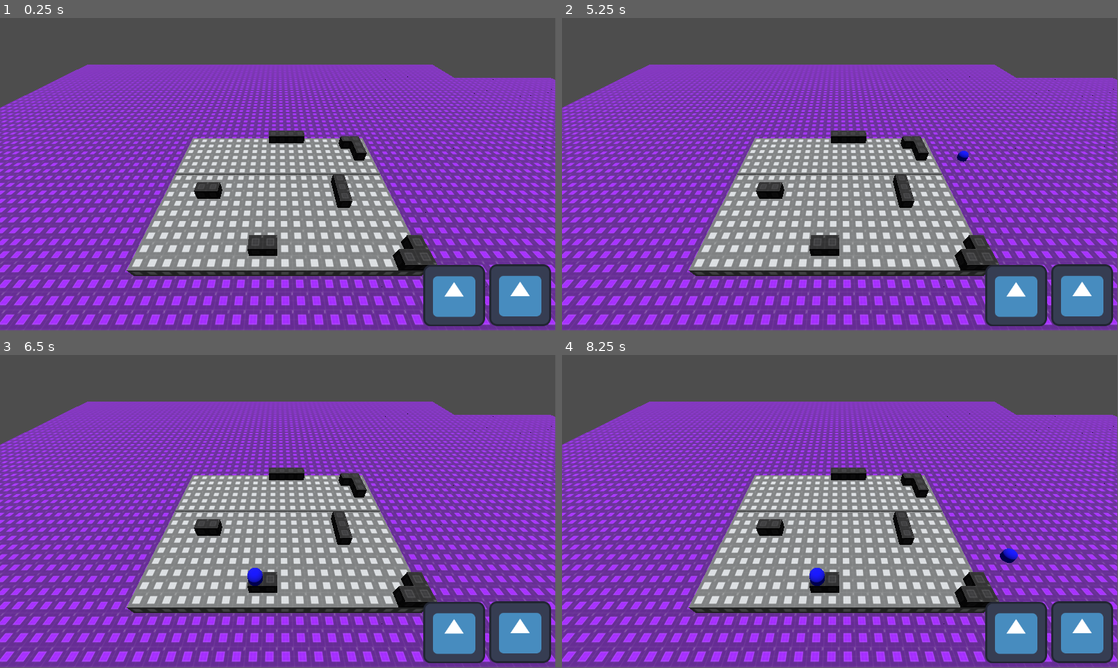
Above: before the commit, frames 1-4 (two rows, left to right).
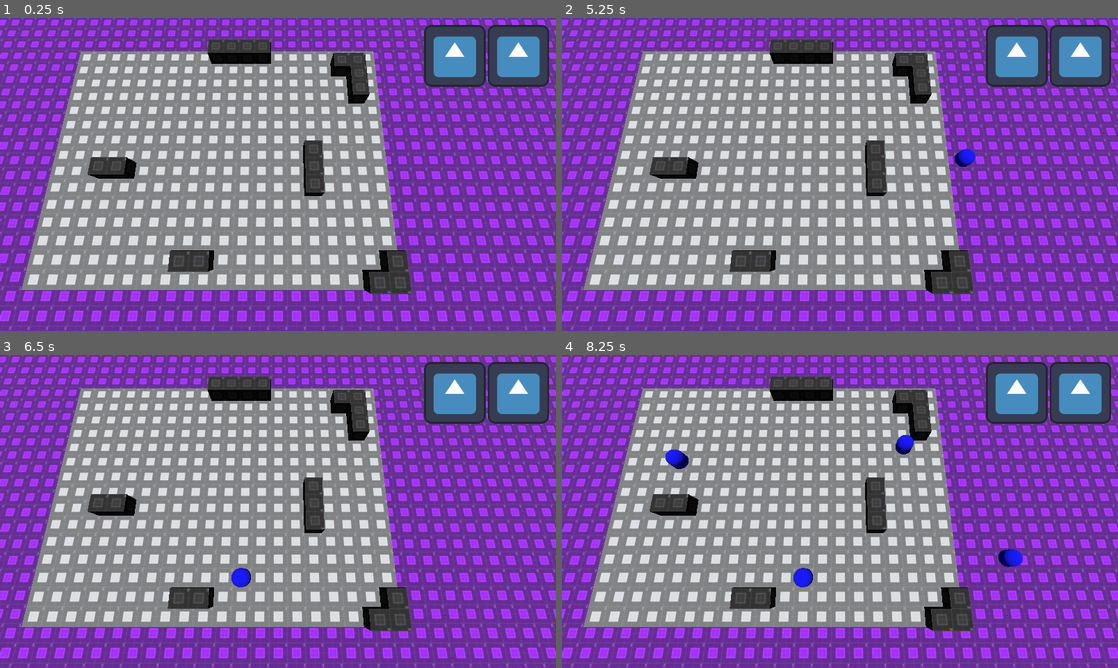
Above: after the commit, the same moments.

Repository: andremtz04/Battle-Against-Time
Game: Godot game, scene res://Scenes/map.tscn
Two runs of this game, one before a commit and one after it. Both use one fixed random seed, a clock stepped at 60 frames per second and the inputs below. The engine's default icon, where the game draws it, is replaced by a stand-in: a white triangle on a blue panel in a dark square.
Inputs (mouse positions are in pixels of both pictures, inside the frame that each line leads up to; where the layout moved, square brackets give the same spot in the first picture):
- Up to frame 1 (0.25 s): no input
- Up to frame 2 (5.25 s): click (1079, 55) [1017, 296] at 0.5 s; click (1017, 55) [1084, 296] at 1.25 s; click (1079, 55) [1017, 296] at 2 s; click (1017, 55) [1084, 296] at 2.75 s; click (1079, 55) [1017, 296] at 3.5 s; click (1017, 55) [1084, 296] at 4.25 s; tap Enter at 5 s; move the mouse to (962, 158) at 5.02 s; press the mouse at (962, 158) at 5.03 s
- Up to frame 3 (6.5 s): release the mouse at (400, 495) at 5.75 s; tap Space at 5.75 s; drag from (166, 527) to (250, 574) at 5.77 s
- Up to frame 4 (8.25 s): move the mouse to (895, 442) at 6.52 s; press the mouse at (895, 442) at 6.53 s; release the mouse at (895, 442) at 7.25 s; tap Enter at 7.25 s; drag from (812, 574) to (673, 464) at 7.27 s; move the mouse to (1006, 558) at 8.02 s; press the mouse at (1006, 558) at 8.03 s
The window is 799x449 before the commit and 800x450 after it. Grey fills any space a smaller window leaves; there, only what the larger window draws over its background counts as a difference.

The runs differ from the first frame. In frame 1, 72% of the frame differs, in the area x 0-100%, y 0-100%; in frame 2, 72%; in frame 3, 72%; in frame 4, 72%.

Commit message:
UI Changes
- Player has to select tower to place
- Fixed random tower disappear

Diff:
--- a/Scenes/map.tscn
+++ b/Scenes/map.tscn
@@ -10,26 +10,26 @@
 [node name="Map" type="Node3D"]
 script = ExtResource("1_6l5pm")
 
-[node name="TileSystem" type="Control" parent="."]
+[node name="UI" type="Control" parent="."]
 layout_mode = 3
 anchors_preset = 0
 offset_right = 40.0
 offset_bottom = 40.0
 
-[node name="SpawnTower1" type="TextureButton" parent="TileSystem"]
+[node name="GridContainer" type="GridContainer" parent="UI"]
 layout_mode = 0
 offset_left = 878.0
-offset_top = 512.0
-offset_right = 1006.0
-offset_bottom = 640.0
+offset_top = 13.0
+offset_right = 1138.0
+offset_bottom = 273.0
+columns = 2
+
+[node name="SpawnTower2" type="TextureButton" parent="UI/GridContainer"]
+layout_mode = 2
 texture_normal = ExtResource("2_hl03d")
 
-[node name="SpawnTower2" type="TextureButton" parent="TileSystem"]
-layout_mode = 0
-offset_left = 1015.0
-offset_top = 511.0
-offset_right = 1143.0
-offset_bottom = 639.0
+[node name="SpawnTower1" type="TextureButton" parent="UI/GridContainer"]
+layout_mode = 2
 texture_normal = ExtResource("2_hl03d")
 
 [node name="Lighting Stuff" type="Node3D" parent="."]
@@ -41,7 +41,8 @@
 transform = Transform3D(1, 0, 0, 0, -4.37114e-08, 1, 0, -1, -4.37114e-08, 0, 25, 0)
 
 [node name="Camera3D" type="Camera3D" parent="."]
-transform = Transform3D(1, 0, 0, 0, 0.707107, 0.707107, 0, -0.707107, 0.707107, 10, 15, 20)
+transform = Transform3D(1, 0, 0, 0, 0.258819, 0.965926, 0, -0.965926, 0.258819, 13.5, 15, 12.5)
+fov = 65.0
 script = ExtResource("3_a5gf1")
 
 [node name="Main Map" type="GridMap" parent="."]
@@ -60,5 +61,5 @@
 }
 metadata/_editor_floor_ = Vector3(0, -1, 0)
 
-[connection signal="button_down" from="TileSystem/SpawnTower1" to="Camera3D" method="_on_spawn_tower_1_button_down"]
-[connection signal="button_down" from="TileSystem/SpawnTower2" to="Camera3D" method="_on_spawn_tower_2_button_down"]
+[connection signal="button_down" from="UI/GridContainer/SpawnTower2" to="Camera3D" method="_on_spawn_tower_2_button_down"]
+[connection signal="button_down" from="UI/GridContainer/SpawnTower1" to="Camera3D" method="_on_spawn_tower_1_button_down"]
--- a/Scripts/Global/tower_spawner.gd
+++ b/Scripts/Global/tower_spawner.gd
@@ -1,15 +1,16 @@
 extends Node
 
-var currentTower := "Test2"
+var currentTower := "None"
 var SpawnTower : PackedScene
 var mapGrid : Array
 
 var row : int = 15
 var col : int = 20
 
-enum { EMPTY, TOWER, ENEMY, BLOCK }
+#enum { EMPTY, TOWER, ENEMY, BLOCK }
 
 var TowerDictionary : Dictionary = {
+	"None" : null,
 	"Test1" : preload("res://Scenes/test_tower_1.tscn"),
 	"Test2" : preload("res://Scenes/test_tower_2.tscn")
 }
@@ -18,7 +19,7 @@
 	for r in row:
 		mapGrid.append([])
 		for c in col:
-			mapGrid[r].append(EMPTY)
+			mapGrid[r].append("None")
 	#print(mapGrid)
 
 func _process(_delta: float) -> void:
--- a/Scripts/Main System/main_camera.gd
+++ b/Scripts/Main System/main_camera.gd
@@ -39,26 +39,27 @@
 		else:
 			instance.position = Vector3(inPos.x + 0.5, inPos.y, inPos.z + 0.5)
 			print(inPos)
-			TowerSpawner.mapGrid[inPos.z][inPos.x] = TowerSpawner.TOWER
-			#print(TowerSpawner.mapGrid)
+			print(TowerSpawner.currentTower)
+			TowerSpawner.mapGrid[inPos.z][inPos.x] = TowerSpawner.currentTower
 
 
 func delete_tower() -> bool:
 	if instance:
-		inPos = Vector3(floor(inPos.x), floor(inPos.y), floor(inPos.z))
+		inPos = Vector3(floor(inPos.x), round(inPos.y), floor(inPos.z))
 		if rayCastResult.is_empty():
 			instance.queue_free()
-		elif rayCastResult["position"].y < 1:
+		elif inPos.y < 0.95:
 			instance.queue_free()
-		elif TowerSpawner.mapGrid[inPos.z][inPos.x] != TowerSpawner.EMPTY:
+		elif TowerSpawner.mapGrid[inPos.z][inPos.x] != "None":
 			instance.queue_free()
 		else:
+			#print(TowerSpawner.mapGrid[inPos.z][inPos.x])
 			return false
 	return true
 
 
 func spawn_tower() -> void:
-	if !rayCastResult.is_empty():
+	if !rayCastResult.is_empty() and TowerSpawner.SpawnTower != null:
 		inPos = rayCastResult["position"]
 		instance = TowerSpawner.SpawnTower.instantiate()
 		instance.position = Vector3(inPos.x, inPos.y, inPos.z)
--- a/project.godot
+++ b/project.godot
@@ -19,6 +19,10 @@
 
 TowerSpawner="*res://Scripts/Global/tower_spawner.gd"
 
+[display]
+
+window/stretch/mode="viewport"
+
 [input]
 
 "Left Click"={
Not shown: 6 places in Meshes/BlockLibrary.tres that only renumber resources
